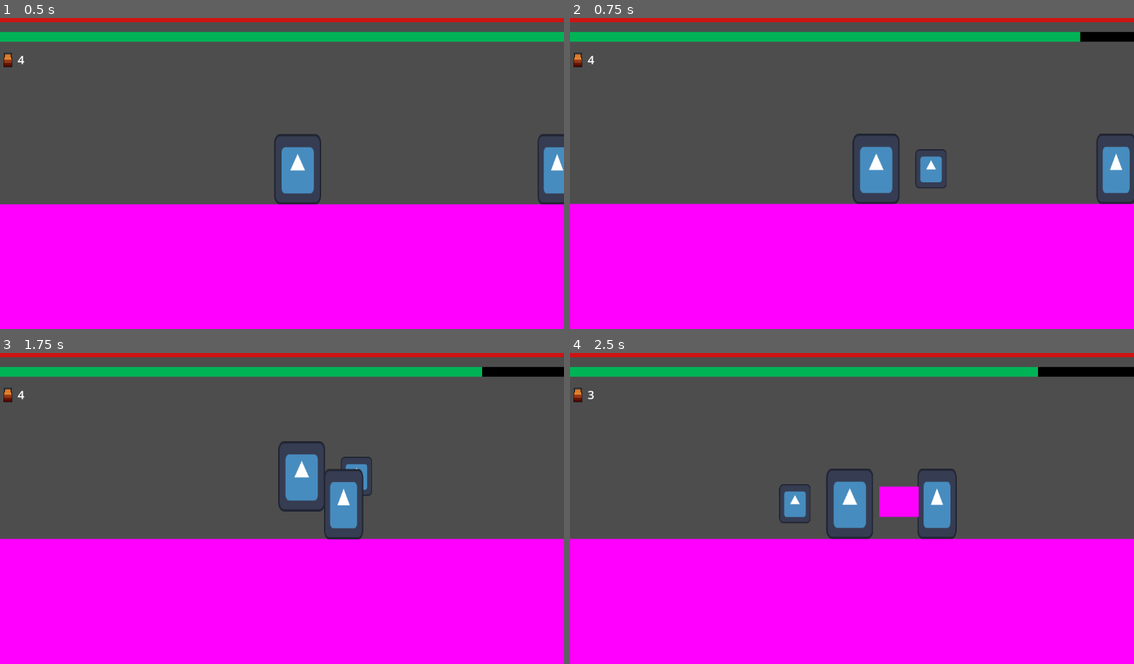
Above: before the commit, frames 1-4 (two rows, left to right).
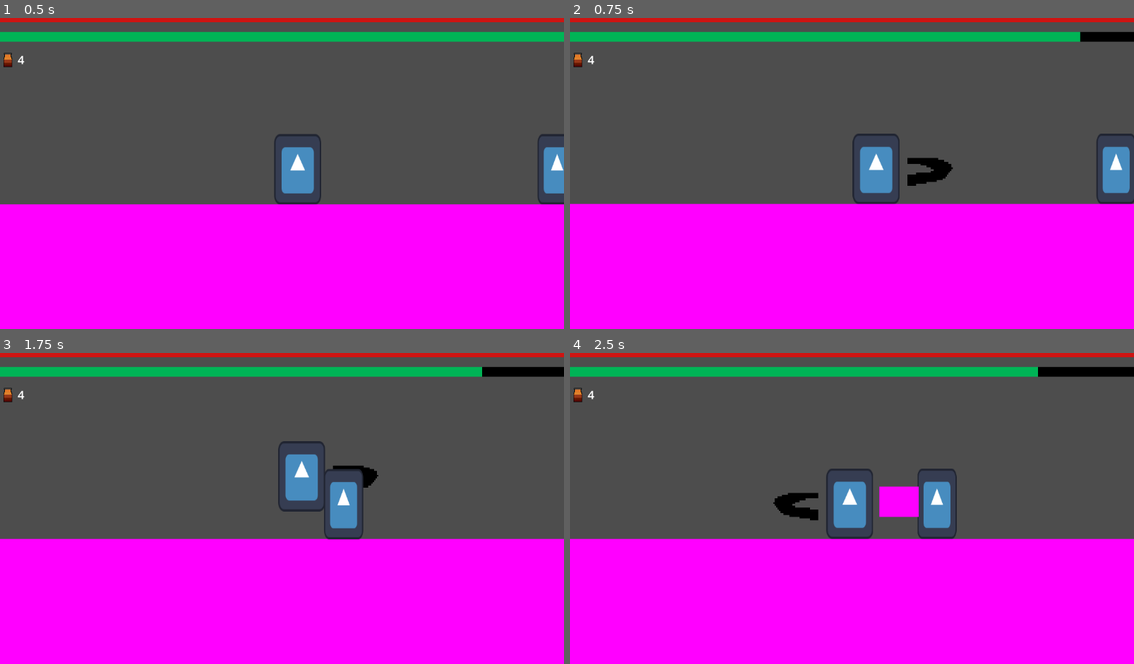
Above: after the commit, the same moments.

Repository: CodeScratcher/soulslike
Game: Godot game, scene res://Levels/test_scene.tscn
Two runs of this game, one before a commit and one after it. Both use one fixed random seed, a clock stepped at 60 frames per second and the inputs below. The engine's default icon, where the game draws it, is replaced by a stand-in: a white triangle on a blue panel in a dark square.
Inputs (mouse positions are in pixels of both pictures, inside the frame that each line leads up to):
- Up to frame 1 (0.5 s): no input
- Up to frame 2 (0.75 s): move the mouse to (976, 154) at 0.52 s; hold D (right) from 0.53 s (still down); click (976, 154) at 0.6 s
- Up to frame 3 (1.75 s): keep holding D (right); tap W (jump) at 0.77, 1.52 s; move the mouse to (169, 520) at 1.27 s; tap Shift (block) at 1.35 s; click (169, 520) at 1.55 s
- Up to frame 4 (2.5 s): move the mouse to (908, 436) at 2.02 s; release D (right) at 2.03 s; hold A (left) from 2.03 s (still down); tap E (heal) at 2.1 s; click (908, 436) at 2.3 s

Frame 1 is identical in both runs. In frame 2, 0.6% of the frame differs, in the area x 59-68%, y 42-55%; in frame 3, 0.3%; in frame 4, 0.6%, in the area x 3-45%, y 12-55%.

Commit message:
blocks are working somewhat
by god help me

Diff:
--- a/Objects/Player.tscn
+++ b/Objects/Player.tscn
@@ -1,7 +1,8 @@
-[gd_scene load_steps=13 format=3 uid="uid://csv2le8er8kd3"]
+[gd_scene load_steps=14 format=3 uid="uid://csv2le8er8kd3"]
 
 [ext_resource type="Script" path="res://Scripts/Player.gd" id="1_ck7nh"]
 [ext_resource type="Texture2D" uid="uid://duyvdhdn6yd5l" path="res://icon.svg" id="2_oq334"]
+[ext_resource type="Texture2D" uid="uid://bc7xc3i4glf57" path="res://Textures/light-attack.png" id="3_gu23v"]
 
 [sub_resource type="RectangleShape2D" id="RectangleShape2D_mf8uk"]
 size = Vector2(48, 72)
@@ -154,7 +155,7 @@
 size = Vector2(3, 3)
 
 [sub_resource type="RectangleShape2D" id="RectangleShape2D_8xc5h"]
-size = Vector2(32, 40)
+size = Vector2(48, 32)
 
 [sub_resource type="CapsuleShape2D" id="CapsuleShape2D_m2rfm"]
 radius = 24.0
@@ -206,17 +207,17 @@
 collision_mask = 16
 
 [node name="CollisionShape2D" type="CollisionShape2D" parent="Hitbox"]
-position = Vector2(56, 0)
+position = Vector2(56, 4)
 shape = SubResource("RectangleShape2D_8xc5h")
 disabled = true
 
 [node name="Sprite2D" type="Sprite2D" parent="Hitbox"]
-position = Vector2(56, -9.53674e-07)
-scale = Vector2(0.25, 0.3125)
-texture = ExtResource("2_oq334")
+texture_filter = 1
+position = Vector2(56, 4)
+scale = Vector2(1.5, 1.875)
+texture = ExtResource("3_gu23v")
 
 [node name="BlockArea" type="Area2D" parent="."]
-visible = false
 position = Vector2(16, -28)
 collision_layer = 2
 collision_mask = 0
@@ -225,6 +226,7 @@
 position = Vector2(32, 0)
 shape = SubResource("CapsuleShape2D_m2rfm")
 disabled = true
+debug_color = Color(0, 0.580392, 0.796078, 0.419608)
 
 [node name="Sprite2D" type="Sprite2D" parent="BlockArea"]
 position = Vector2(32, 0)
--- a/Objects/test_enemy.tscn
+++ b/Objects/test_enemy.tscn
@@ -96,8 +96,48 @@
 "values": [Vector2(0, 0), Vector2(-50, 0), Vector2(-10, 0), Vector2(0, 0)]
 }
 
+[sub_resource type="Animation" id="Animation_s2uam"]
+length = 0.001
+tracks/0/type = "value"
+tracks/0/imported = false
+tracks/0/enabled = true
+tracks/0/path = NodePath("Hitbox:visible")
+tracks/0/interp = 1
+tracks/0/loop_wrap = true
+tracks/0/keys = {
+"times": PackedFloat32Array(0),
+"transitions": PackedFloat32Array(1),
+"update": 0,
+"values": [false]
+}
+tracks/1/type = "value"
+tracks/1/imported = false
+tracks/1/enabled = true
+tracks/1/path = NodePath("Hitbox:position")
+tracks/1/interp = 1
+tracks/1/loop_wrap = true
+tracks/1/keys = {
+"times": PackedFloat32Array(0),
+"transitions": PackedFloat32Array(1),
+"update": 0,
+"values": [Vector2(0, 0)]
+}
+tracks/2/type = "value"
+tracks/2/imported = false
+tracks/2/enabled = true
+tracks/2/path = NodePath("Hitbox/CollisionShape2D:disabled")
+tracks/2/interp = 1
+tracks/2/loop_wrap = true
+tracks/2/keys = {
+"times": PackedFloat32Array(0),
+"transitions": PackedFloat32Array(1),
+"update": 0,
+"values": [true]
+}
+
 [sub_resource type="AnimationLibrary" id="AnimationLibrary_p3w34"]
 _data = {
+"RESET": SubResource("Animation_s2uam"),
 "attack": SubResource("Animation_36tgk"),
 "attack_left": SubResource("Animation_m322i")
 }
@@ -154,7 +194,6 @@
 
 [node name="Hitbox" type="Area2D" parent="."]
 visible = false
-position = Vector2(33.3333, 0)
 collision_layer = 0
 collision_mask = 2
 
@@ -166,6 +205,7 @@
 [node name="CollisionShape2D" type="CollisionShape2D" parent="Hitbox"]
 position = Vector2(20, 32.25)
 shape = SubResource("RectangleShape2D_8mevr")
+disabled = true
 
 [node name="AttackArea" type="Area2D" parent="."]
 collision_mask = 9
--- a/Scripts/test_enemy.gd
+++ b/Scripts/test_enemy.gd
@@ -59,10 +59,15 @@
 
 func _on_hitbox_area_entered(area):
 	var body = area.get_parent()
-	print(body.hp)
+	if $Hitbox.overlaps_area(body.get_node("BlockArea")) and ($AnimationPlayer.current_animation == "attack" or $AnimationPlayer.current_animation == "attack_left"):
+		print("OK")
+		$AnimationPlayer.play("RESET")
+		return
+
 	var in_attack = $AnimationPlayer.current_animation == "attack" or $AnimationPlayer.current_animation == "attack_left"
 	if in_attack and body.is_in_group("player") and body.hit_iframes <= 0:
-		print($Hitbox.overlaps_area(body.get_node("BlockArea")))
-		if !$Hitbox.overlaps_area(body.get_node("BlockArea")):
-			body.hp -= damage
-			body.hit_iframes = 5.0
+		if $Hitbox.overlaps_area(body.get_node("BlockArea")):
+			print("AAAAAAA")
+		print("HURT")
+		body.hp -= damage
+		body.hit_iframes = 5.0
Not shown: 1 places in Objects/test_enemy.tscn that only renumber resources
Binary file added: Textures/light-attack.png
Not shown, added: Textures/light-attack.png.import
